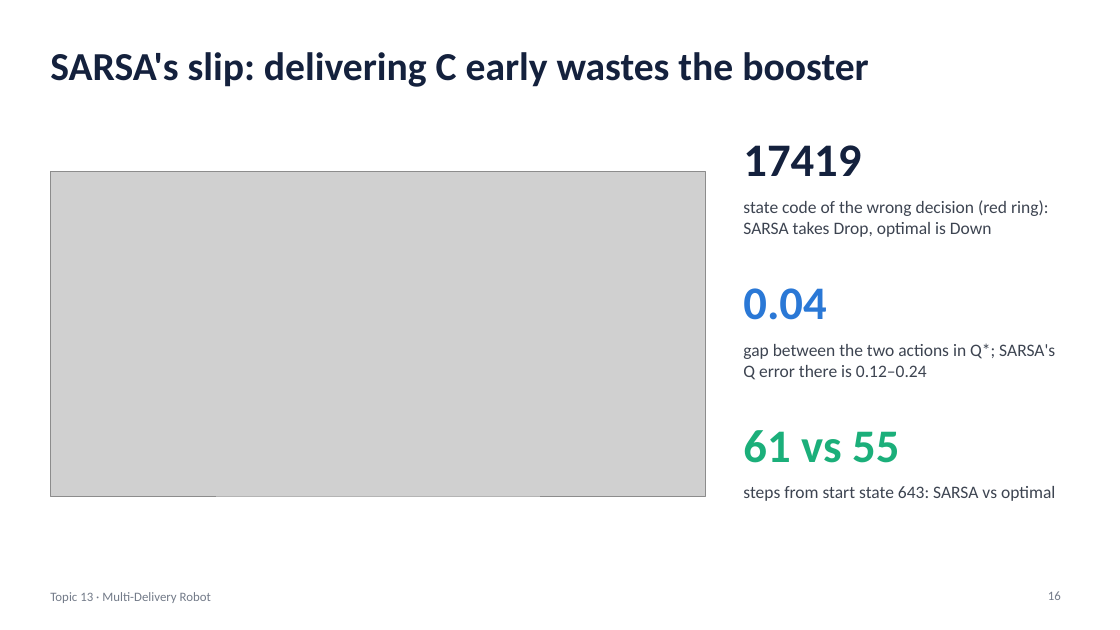
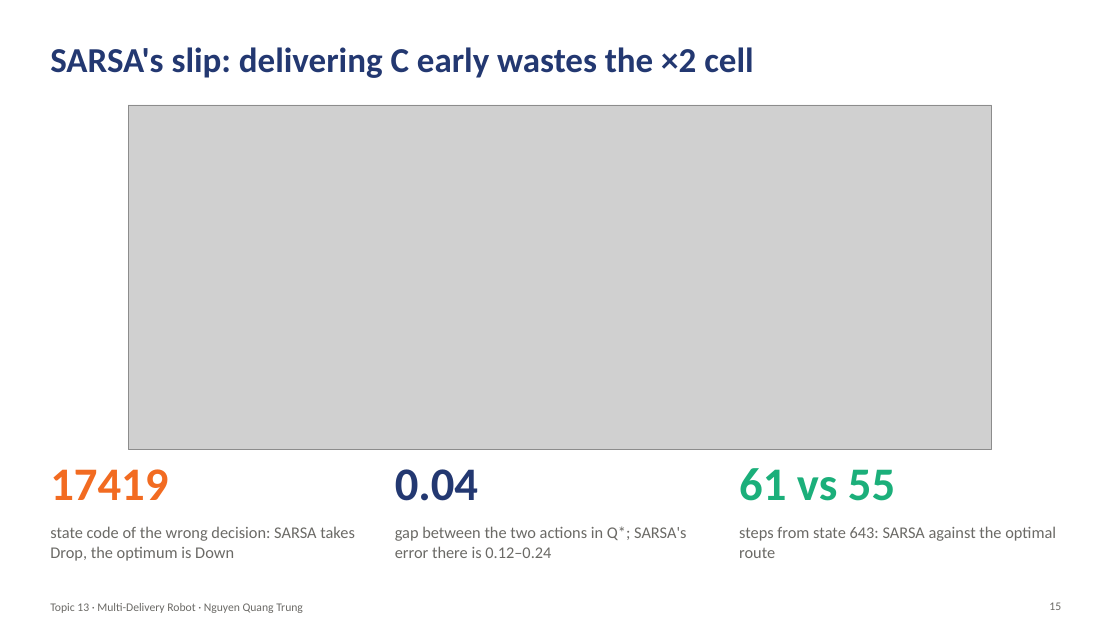
Before and after one commit to Qwup2112/multi-delivery-robot-rl, a slide deck: slide 15 of Nguyen_Quang_Trung-22011211/Slides_Topic13_MultiDeliveryRobot.pptx (slide 16 before the commit). Drawn at 1120x630 pixels with LibreOffice and Linux fonts; fonts in the diff are those of the drawing; grey boxes stand for pictures; background and template pictures are left out. Boxes give left, top, right and bottom in pixels: in the first picture for what was removed or moved away, otherwise in the second. Text is boxed around its words. In the diff, an @@ line names an element or a change of style, - is before the commit and + after.

```diff
--- a/Nguyen_Quang_Trung-22011211/Slides_Topic13_MultiDeliveryRobot.pptx
+++ b/Nguyen_Quang_Trung-22011211/Slides_Topic13_MultiDeliveryRobot.pptx
@@ title at [50,47,753,78]: text changed; size 34 to 30 pt; text colour #14213D to #233871 @@
-SARSA's slip: delivering C early wastes the booster
+SARSA's slip: delivering C early wastes the ×2 cell
@@ picture added at [129,105,992,450] @@
@@ picture removed at [50,171,706,496] @@
@@ text "17419": place and size @@
-text "17419" at [743,145,861,176]
+text "17419" at [50,469,168,500]
@@ text "17419" at [50,469,168,500]: text colour #14213D to #F26B21 @@
@@ text "0.04": place and size @@
-text "0.04" at [743,288,826,320]
+text "0.04" at [395,469,478,501]
@@ text "0.04" at [395,469,478,501]: text colour #2A78D6 to #233871 @@
@@ text "61 vs 55": place and size @@
-text "61 vs 55" at [743,430,899,463]
+text "61 vs 55" at [739,468,895,501]
@@ text at [50,526,355,561]: text changed; size 15 to 14 pt; text colour #3D4451 to #6B6A66 @@
-state code of the wrong decision (red ring): SARSA takes Drop, optimal is Down
+state code of the wrong decision: SARSA takes Drop, the optimum is Down
@@ text at [395,526,686,558]: text changed; size 15 to 14 pt; text colour #3D4451 to #6B6A66 @@
-gap between the two actions in Q*; SARSA's Q error there is 0.12–0.24
+gap between the two actions in Q*; SARSA's error there is 0.12–0.24
@@ text at [739,526,1056,558]: text changed; size 15 to 14 pt; text colour #3D4451 to #6B6A66 @@
-steps from start state 643: SARSA vs optimal
+steps from state 643: SARSA against the optimal route
@@ page number removed at [1048,591,1061,600] @@
-16
@@ text at [50,603,303,613]: text changed; size 11 to 10 pt; text colour #737B89 to #6B6A66 @@
-Topic 13 · Multi-Delivery Robot
+Topic 13 · Multi-Delivery Robot · Nguyen Quang Trung
@@ page number added at [1049,602,1061,610], 10 pt, text #6B6A66 @@
+15
```
Also in this commit, not shown: 11 other slides changed, 8 slides added, 9 slides removed, 1 other file.
